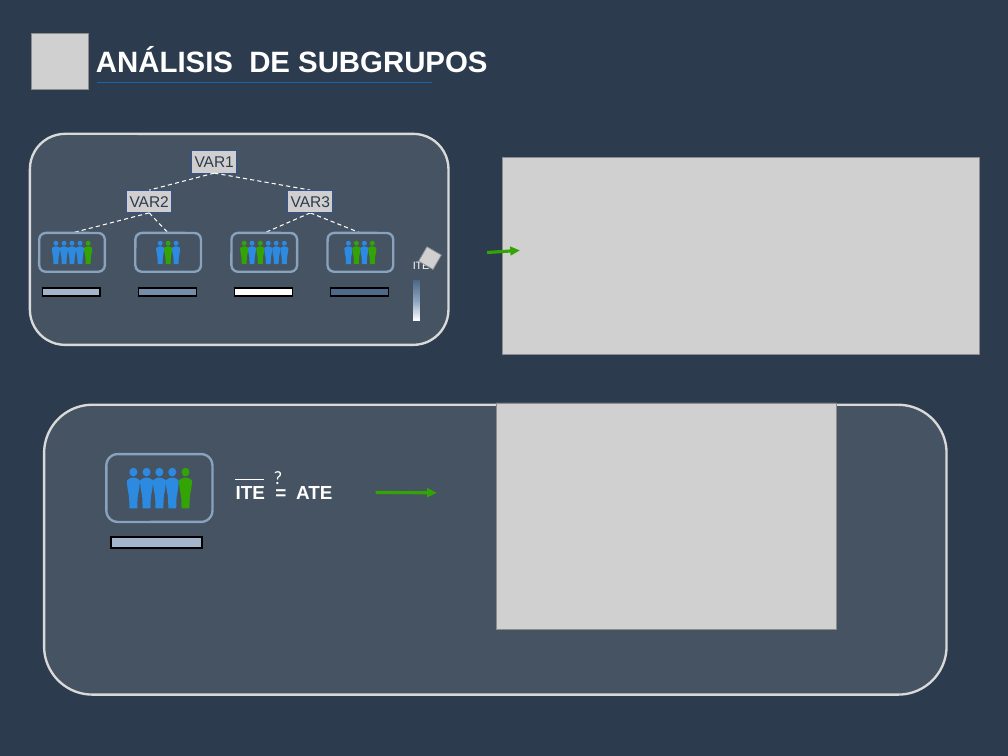
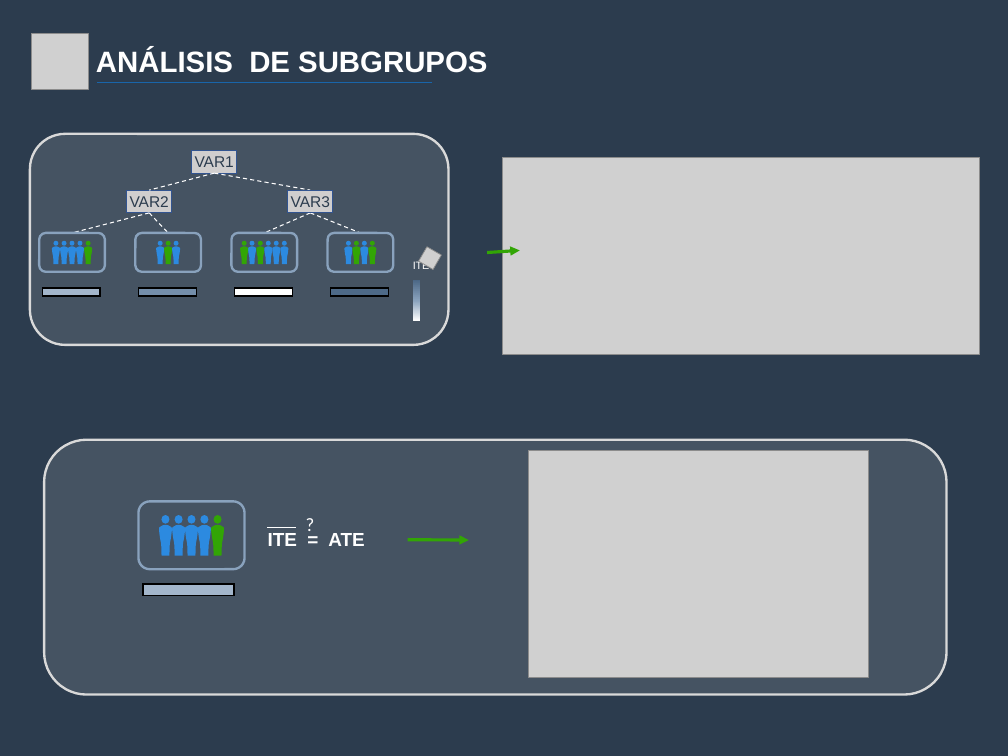
Before and after one commit to JMBorrego/CashCognitive, a slide deck: slide 11 of assets/Presentation/Presentation.pptx. Drawn at 1008x756 pixels with LibreOffice and Linux fonts; fonts in the diff are those of the drawing; grey boxes stand for pictures. Boxes give left, top, right and bottom in pixels: in the first picture for what was removed or moved away, otherwise in the second. Text is boxed around its words. In the diff, an @@ line names an element or a change of style, - is before the commit and + after.

```diff
--- a/assets/Presentation/Presentation.pptx
+++ b/assets/Presentation/Presentation.pptx
@@ rounded rectangle: place and size @@
-rounded rectangle at (44,405,947,694)
+rounded rectangle at (44,440,947,695)
@@ picture: place and size @@
-picture at (496,403,836,630)
+picture at (529,451,869,678)
@@ 5 freeform shapes, 1 rounded rectangle: place and size @@
-5 freeform shapes, 1 rounded rectangle at (107,454,212,523)
+5 freeform shapes, 1 rounded rectangle at (138,501,244,569)
@@ line moved from (235, 479) - (265, 479) to (268, 527) - (296, 527) @@
@@ 2 texts, 1 rectangle, 1 arrow: place and size @@
-2 texts, 1 rectangle, 1 arrow at (111,462,437,548)
+2 texts, 1 rectangle, 1 arrow at (143,510,469,596)
```
